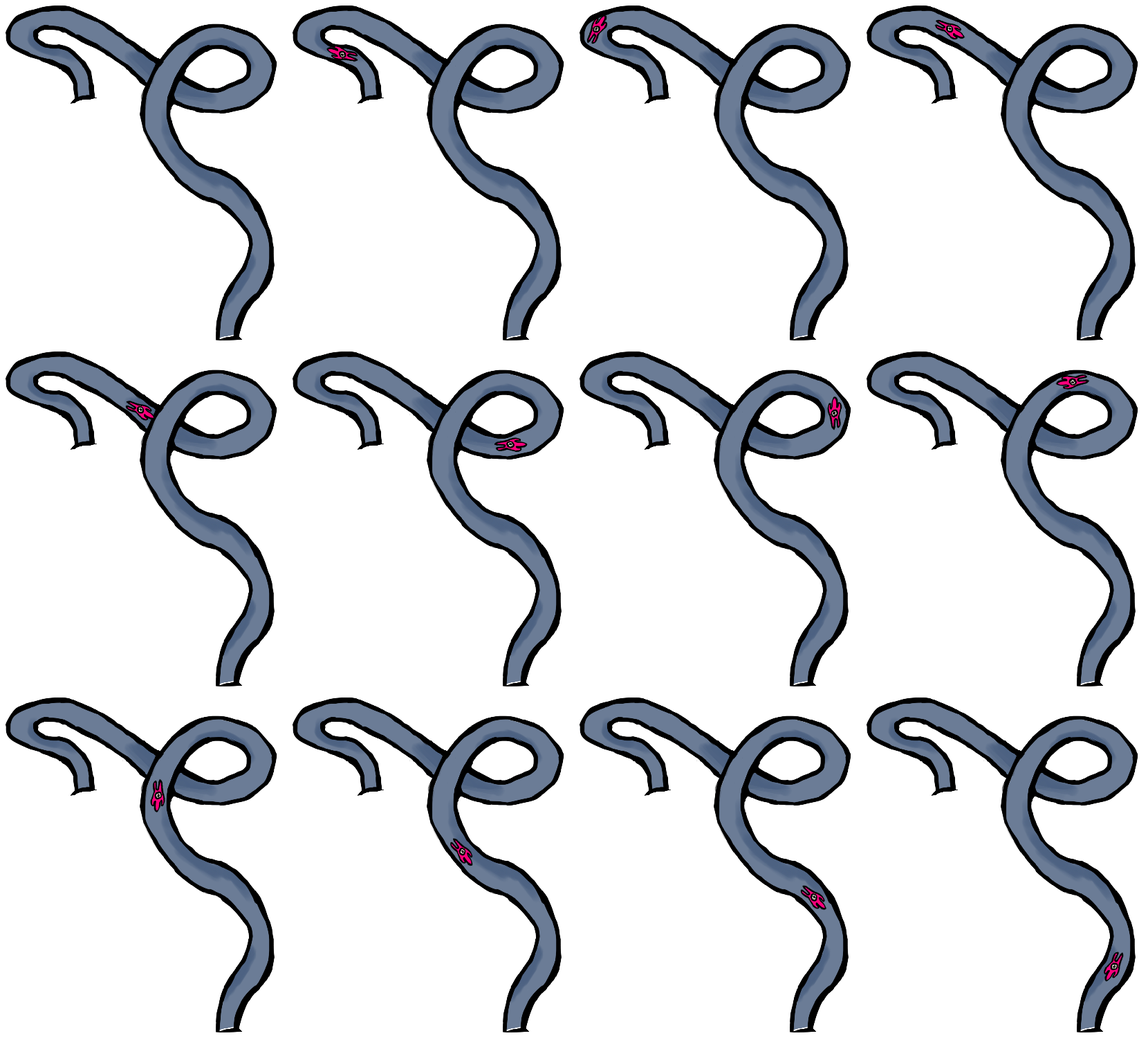
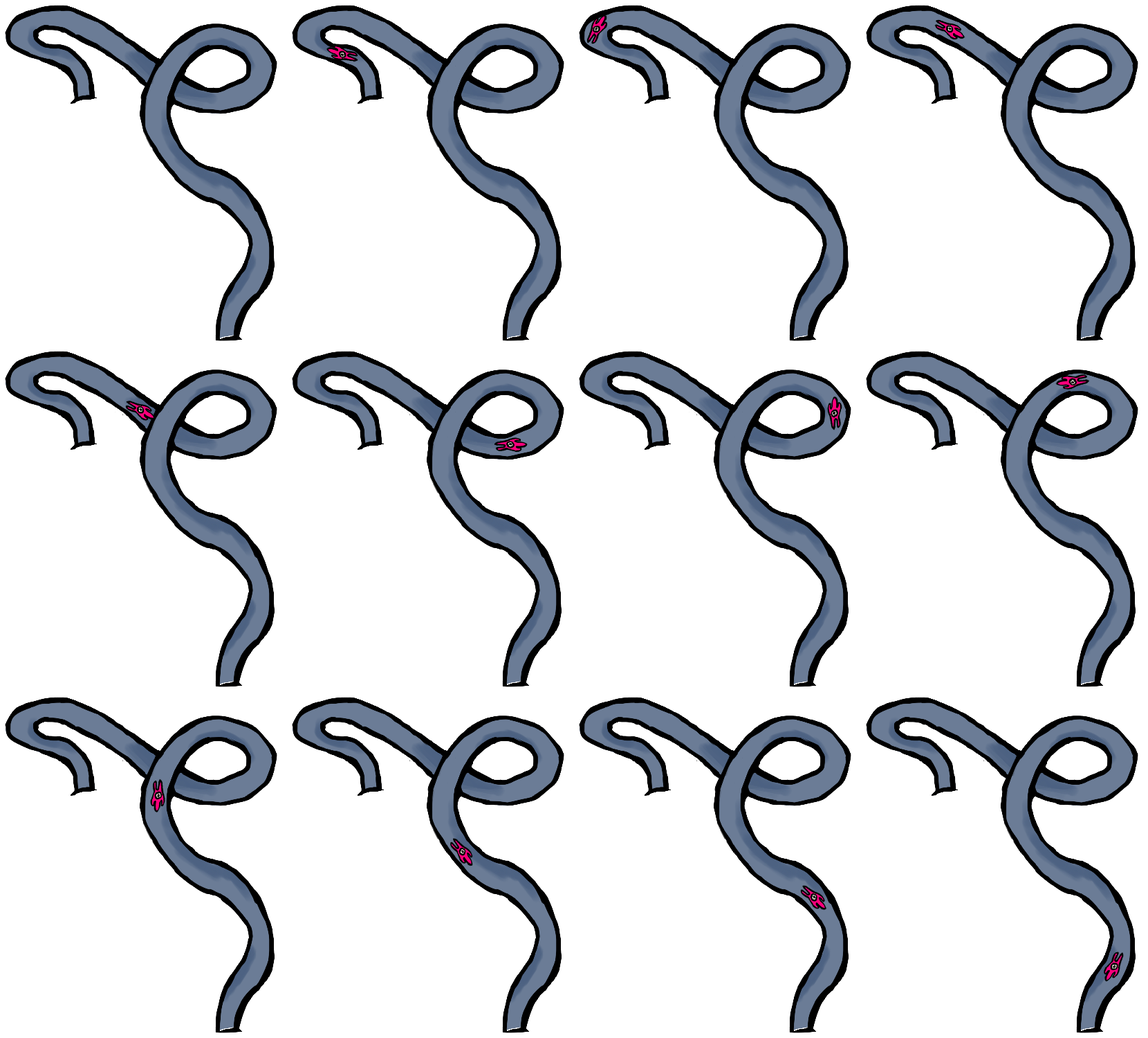
Layers edited between the first and the second (1148, 1038) image:
painted on "Layer 12" over [4, 4, 1139, 1033]
removed layer "Layer 11" over [578, 696, 852, 1033]
removed layer "Layer 10" over [291, 696, 565, 1033]
removed layer "Layer 9" over [4, 696, 278, 1033]
removed layer "Layer 8" over [866, 350, 1139, 687]
removed layer "Layer 7" over [578, 350, 852, 687]
removed layer "Layer 6" over [291, 350, 565, 687]
removed layer "Layer 5" over [4, 350, 278, 687]
removed layer "Layer 4" over [866, 4, 1139, 342]
removed layer "Layer 3" over [578, 4, 852, 342]
removed layer "Layer 2" over [291, 4, 565, 342]
removed layer "Layer 1" over [4, 4, 278, 342]
